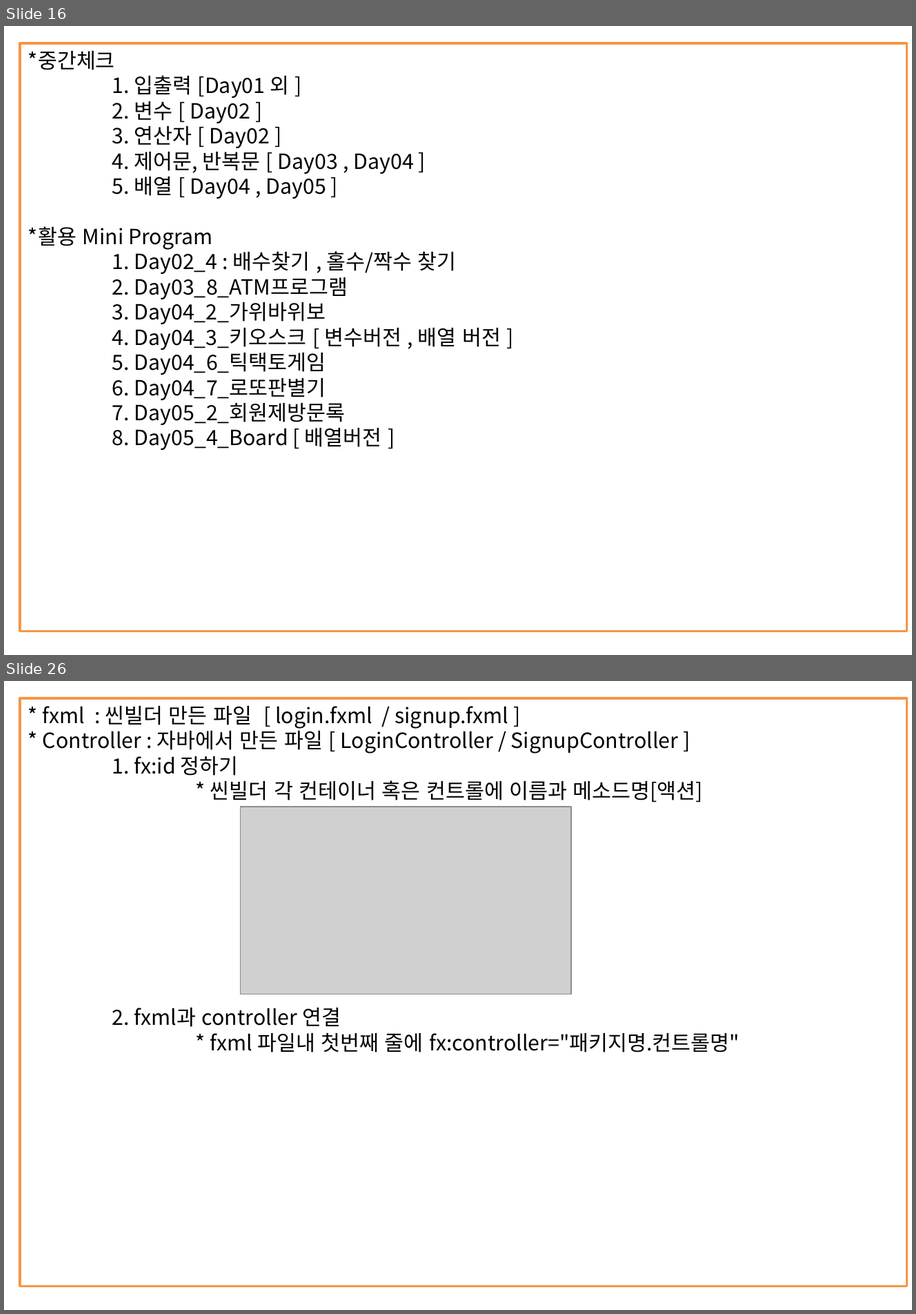
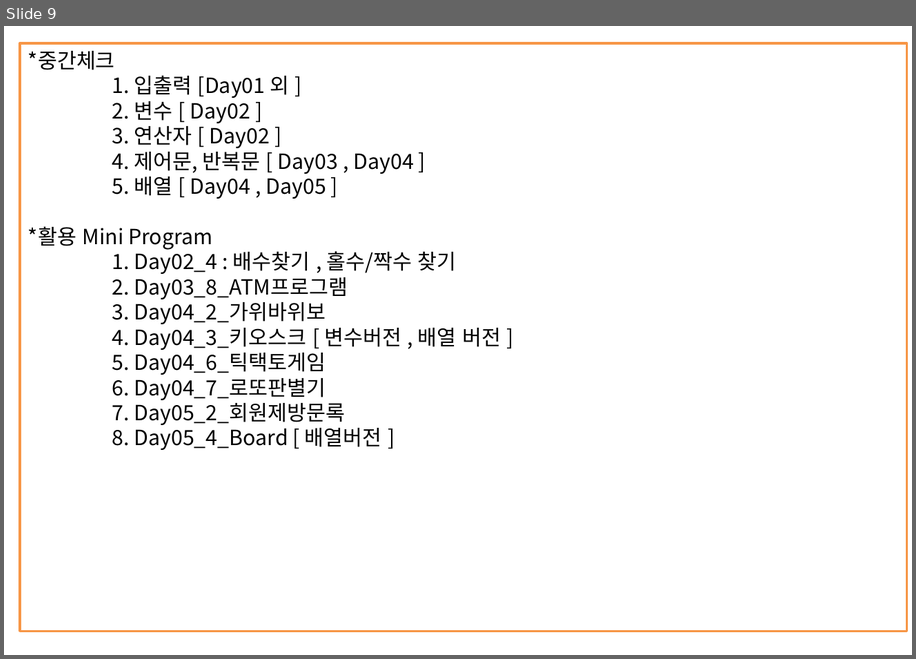
Before and after one commit to kth0027/ezen_kth, a slide deck: Study_Revise/JAVA-PPT/JAVA정리.pptx. Shown one above the other, each under a label of ours: slides 16 and 26 before the commit, slide 9 after it; the slides between them are not shown. The pictures are 916x1314 and 916x659 pixels, drawn with LibreOffice and Linux fonts; fonts in the diff are those of the drawing; grey boxes stand for pictures. Boxes give left, top, right and bottom in pixels: in the first picture for what was removed or moved away, otherwise in the second. Text is boxed around its words. In the diff, an @@ line names an element or a change of style, - is before the commit and + after.

```diff
--- a/Study_Revise/JAVA-PPT/JAVA정리.pptx
+++ b/Study_Revise/JAVA-PPT/JAVA정리.pptx
@@ slide 26 removed at (x1=4, y1=681, x2=912, y2=1310), background #FFFFFF @@
@@ rectangle removed at (x1=20, y1=699, x2=907, y2=1286) @@
-* fxml : 씬빌더 만든 파일 [ login.fxml / signup.fxml ]
-* Controller : 자바에서 만든 파일 [ LoginController / SignupController ]
-1. fx:id 정하기
-* 씬빌더 각 컨테이너 혹은 컨트롤에 이름과 메소드명[액션]
-2. fxml과 controller 연결
-* fxml 파일내 첫번째 줄에 fx:controller="패키지명.컨트롤명"
@@ picture removed at (x1=241, y1=807, x2=572, y2=994) @@
@@ what was slide 16 is now slide 9 @@
```
Also in this commit, not shown: 3 slides changed, 14 other slides removed.
